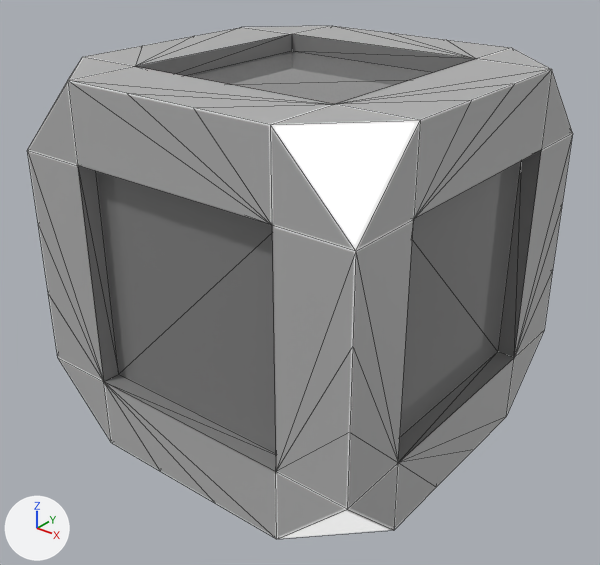
Two versions of the glTF model resources/model/block/block.gltf, one commit apart.
Both versions are drawn from a camera (50 mm lens) standing at (2.58, -3.29, 1.82) and looking at (0.01, -0.09, -0.17). Lighting does not change. The marker at lower left points along +X, +Y and +Z. Mesh edges are drawn as thin lines. Vertices at the same position are counted once.

In view in the first picture: '立方体'.
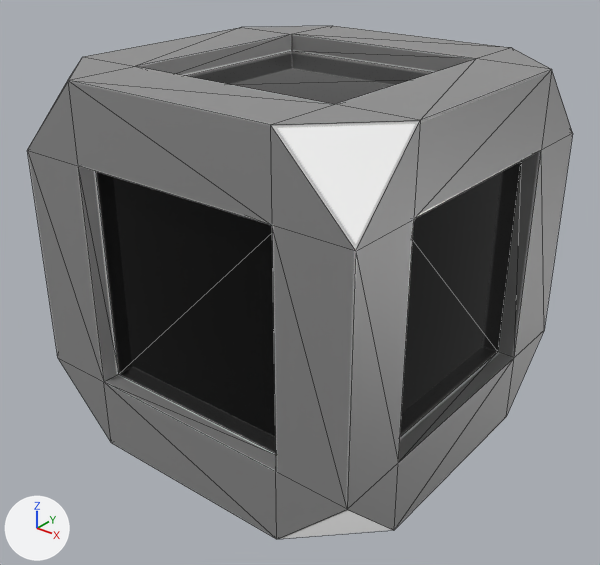
Edits to the bpy script that builds the scene:
```text
Add img_block_basecolor:
    img_block_basecolor = load_image('block_basecolor', 'texture/block_basecolor.png', 900, 900, 'sRGB')
Add img_block_clearcoat:
    img_block_clearcoat = load_image('block_clearcoat', 'texture/block_clearcoat.png', 900, 900, 'Non-Color')
Add img_block_emissivecolor:
    img_block_emissivecolor = load_image('block_emissivecolor', 'texture/block_emissivecolor.png', 900, 900, 'sRGB')
Add img_block_metallicroughness:
    img_block_metallicroughness = load_image('block_metallicroughness', 'texture/block_metallicroughness.png', 900, 900, 'Non-Color')
Change mat_material:
    remove # nodes: BsdfPrincipled, OutputMaterial, SeparateColor x3, TexImage x6
    remove # uses the picture img_block_basecolor_texture
    remove # uses the picture img_block_clearcoat_texture
    remove # uses the picture img_block_emissive_texture
    remove # uses the picture img_block_metallic_roughness_texture
    remove # uses the picture img_image
    nodes: BsdfPrincipled, OutputMaterial, SeparateColor x3, TexImage x5
    uses the picture img_block_basecolor
    uses the picture img_block_clearcoat
    uses the picture img_block_emissivecolor
    uses the picture img_block_metallicroughness
Change me_立方体:
    used by ob_立方体; location = (0.0, 0.0, 0.0)
    remove me_立方体.from_pydata(...)  # 96 vertices, 188 faces; spans x -1.0..1.0, y -1.0..1.0, z -1.0..1.0
    add me_立方体.from_pydata(...)  # 72 vertices, 140 faces; spans x -1.0..1.0, y -1.0..1.0, z -1.0..1.0
    me_立方体 part 1
    24 vertices are removed from x -1.0..1.0, y -1.0..1.0, z -1.0..1.0
    79 faces are deleted
    31 new faces join them
    me_立方体 part 2: 109 kept faces spanning x -1.0..1.0, y -1.0..1.0, z -1.0..1.0 get new texture (UV) coordinates
```

Location of each change, [x1, y1, x2, y2] in pixels of the pictures (600 x 565 px):
'立方体', surface changed, reshaped
    both: [27, 26, 573, 539]
part 1 of me_立方体, cut back
    both: [27, 26, 573, 538]
part 2 of me_立方体, surface changed
    both: [27, 26, 573, 539]
